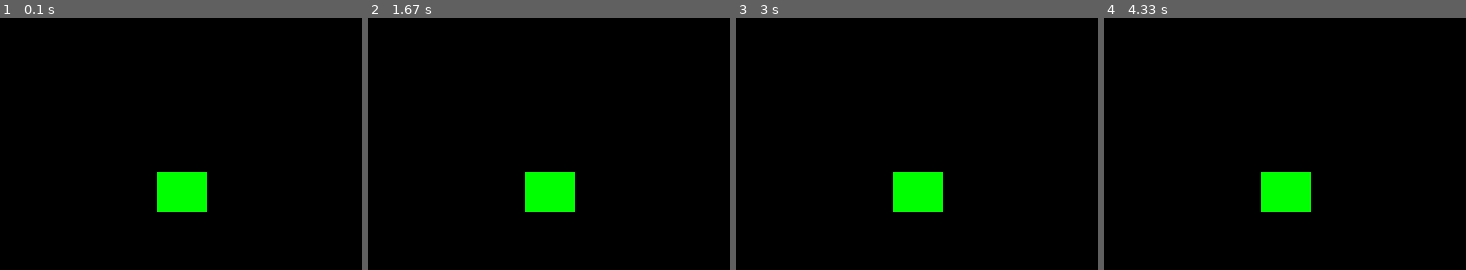
Above: before the commit, frames 1-4 (left to right).
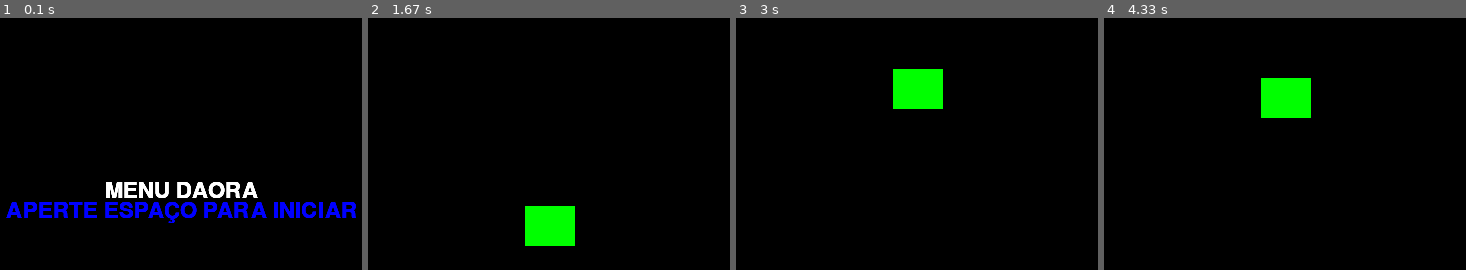
Above: after the commit, the same moments.

Repository: pedrofracassi/insper-dessoft-projeto-final
Game: pygame game, started from main.py
The game is run twice, just before and just after one commit, with the same random seed, the same clock (stepped at 60 frames per second) and the same inputs.
Inputs:
- Up to frame 1 (0.1 s): no input
- Up to frame 2 (1.67 s): tap Space at 0.33, 0.73, 1.03, 1.23, 1.57 s
- Up to frame 3 (3 s): tap Space at 1.87, 2.07, 2.37, 2.63, 2.97 s
- Up to frame 4 (4.33 s): tap Space at 3.27, 3.4, 3.8, 4.1 s

The runs differ from the first frame. In frame 1, 6.6% of the frame differs, in the area x 1-99%, y 61-82%; in frame 2, 3.7%; in frame 3, 4.4%; in frame 4, 4.4%.

Commit message:
menu daora

Diff:
--- a/main.py
+++ b/main.py
@@ -11,7 +11,6 @@
 
 state = GameState()
 
-stage_atual = 'jogo'
 stages = [
   menu.Stage(window, state),
   jogo.Stage(window, state)
@@ -22,6 +21,8 @@
     if stage.name == name:
       return stage
 
-get_stage(stage_atual).run()
+res = get_stage('menu').run()
+if res == 'game':
+  get_stage('jogo').run()
 
 pygame.quit()
--- a/stages/Alessandra.py
+++ b/stages/Alessandra.py
@@ -28,12 +28,12 @@
   def update (self):
     self.speedx = 0
     keystate = pygame.key.get_pressed()
-    if keystate[pygame.K_UP] and not self.pulando and not self.uphold:
+    if keystate[pygame.K_SPACE] and not self.pulando and not self.uphold:
       self.uphold = True
       self.pulando = True
       self.speedy = -15
 
-    if not keystate[pygame.K_UP]:
+    if not keystate[pygame.K_SPACE]:
       self.uphold = False
 
     self.rect.y += self.speedy
--- a/stages/menu.py
+++ b/stages/menu.py
@@ -1,3 +1,4 @@
+from stages.jogo import HEIGHT, WIDTH
 import pygame
 from stage import BaseStage
 
@@ -8,28 +9,22 @@
       self.x = 0
 
   def run (self):
-    game = True
-    while game:
+    done = False
+    while not done:
       pygame.time.Clock().tick(60)
       for event in pygame.event.get():
         if event.type == pygame.QUIT:
-          game = False
+          done = True
+        if event.type == pygame.KEYDOWN:
+          done = True
+          return 'game'
 
-      keys = pygame.key.get_pressed()
+      font = pygame.font.SysFont(None, 32)
 
-      if keys[pygame.K_UP]:
-        self.y -= 1
-      if keys[pygame.K_DOWN]:
-        self.y += 1
-      if keys[pygame.K_LEFT]:
-        self.x -= 1
-      if keys[pygame.K_RIGHT]:
-        self.x += 1
-
-      self.window.fill((255, 255, 255))
-
-      cor = (255, 0, 0)
-      vertices = [(self.x, self.y), (self.x, self.y + 10), (self.x + 10, self.y), (self.x + 10, self.y + 10)]
-      pygame.draw.polygon(self.window, cor, vertices)
-
+      texto = font.render('APERTE ESPAÇO PARA INICIAR', True, (0, 0, 255))
+      texto2 = font.render('MENU DAORA', True, (255, 255, 255))
+      largura, altura = font.size('APERTE ESPAÇO PARA INICIAR')
+      largura2, altura2 = font.size('MENU DAORA')
+      self.window.blit(texto, (WIDTH / 2 - largura / 2, HEIGHT / 2 - altura/2))
+      self.window.blit(texto2, (WIDTH / 2 - largura2 / 2, HEIGHT / 2 - altura/2 - 20))
       pygame.display.update()
